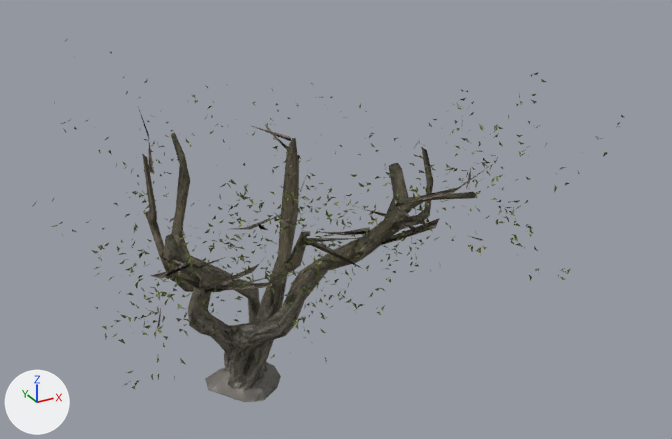
Renders of the glTF model public/assets/realistic/island_tree_02-low.glb from each side of a commit.
The view is the same before and after, from a 50 mm camera at (-2.93, -7.11, 5.04) aimed at (0.44, -0.98, 1.97). Arrows for +X, +Y and +Z are at lower left; the lights stay in place. The picture after the commit comes second. Where no turn or scale is listed for an object, it has been applied to the vertices. Vertices at exactly the same position are counted once.

The first picture shows 'island_tree_02_LOD0'.
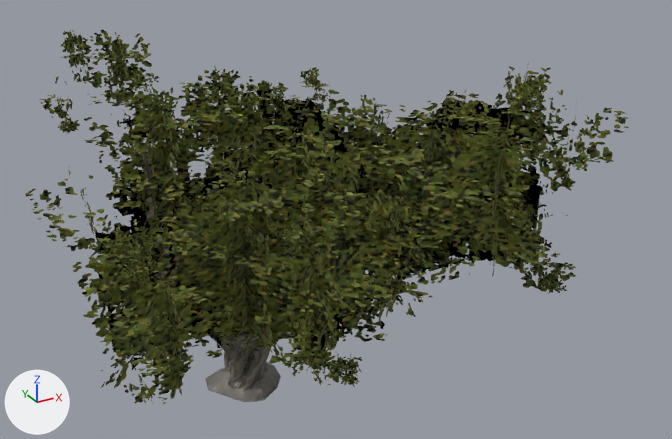
Where the newer file only moved an object's origin or applied its transform, the numbers keep the older frame.

Boxes [x1, y1, x2, y2] around the edits, measured in the pictures (672 x 439 px):
'baked-leaf-clusters', added (green): after [25, 29, 629, 404]
'island_tree_02_LOD0', reshaped: before [33, 39, 625, 402]; after [142, 84, 517, 402]
part 1 of me_mesh_001, deleted: before [33, 39, 625, 389]
part 2 of me_mesh_001, built on: before [342, 201, 419, 249]

Diff of the bpy script that builds the scene:
```diff
--- a/public/assets/realistic/island_tree_02-low.glb.py
+++ b/public/assets/realistic/island_tree_02-low.glb.py
@@ img_foliage_atlas @@
+img_foliage_atlas = load_image('foliage-atlas', '_unpacked/foliage-atlas', 1024, 1024, 'sRGB')
@@ mat_baked_leaves @@
+mat_baked_leaves = bpy.data.materials.new('baked_leaves')
+# uses the picture img_foliage_atlas
@@ me_mesh_001 @@
 # used by ob_island_tree_02_lod0; location = (0.04, -0.885, 1.656)
 # verts and faces of me_mesh_001; kept vertices keep their numbers, new ones are numbered from 4921
 # before: 1367 (0.76, -0.77, 0.25) at pixel (418, 247), 1368 (0.78, -0.79, 0.23), 1369 (0.76, -0.73, 0.24) at pixel (415, 247), 1427 (0.49, -0.66, 0.37), 1428 (0.53, -0.64, 0.38)
 # before: 1429 (0.51, -0.63, 0.36), 1925 (0.44, -0.53, 0.59) at pixel (368, 205), 1926 (0.43, -0.53, 0.56) at pixel (367, 209), 1927 (0.42, -0.55, 0.6) at pixel (367, 205), 2018 (0.89, -0.18, 0.38)
 # before: 2019 (0.92, -0.18, 0.36), 2020 (0.92, -0.19, 0.33), 4232 (0.78, -0.79, 0.23), 4233 (0.78, -0.79, 0.23), 4234 (0.77, -0.81, 0.24)
 # before: 4324 (0.55, -0.6, 0.37), 4325 (0.53, -0.64, 0.38), 4326 (0.54, -0.62, 0.38), 4399 (0.92, -0.19, 0.31), 4400 (0.92, -0.19, 0.33)
 # before: 4401 (0.92, -0.19, 0.29), 4858 (0.64, -0.67, 0.46), 4859 (0.43, -0.53, 0.56) at pixel (366, 209), 4860 (0.64, -0.65, 0.5), 4861 (0.26, -0.41, 0.62)
-me_mesh_001.from_pydata(...)  # 4921 vertices, 2283 faces; spans x -1.88..1.88, y -1.98..1.98, z -1.67..1.67
+me_mesh_001.from_pydata(...)  # 1321 vertices, 1083 faces; spans x -1.77..1.85, y -1.94..1.81, z -1.67..1.6
+# me_mesh_001 part 1: 1191 loose pieces with 3573 vertices, spanning x -1.88..1.88, y -1.98..1.98, z -0.32..1.67, are deleted
+# me_mesh_001 part 2
+delete_vertices([1367, 1369, 1427, 1429, 1925, 1927, 2018, 2019, 4233, 4325, 4400, 4859])  # with the faces that use them
+for i in [1428, 1926, 4232]: verts[i] += (0.0, 0.0, 0.0)
+faces += [(1368, 4232, 4234), (1428, 4326, 4324), (2020, 4401, 4399), (1926, 4860, 4858), (1926, 4858, 4861)]  # mat_island_tree_02_branches
+# other edits to the shape of me_mesh_001 do not show in these pictures
 me_mesh_001.materials.append(mat_island_tree_02)
-me_mesh_001.materials.append(mat_island_tree_02_leaves)
 me_mesh_001.materials.append(mat_island_tree_02_branches)
@@ me_baked_leaf_clusters @@
+me_baked_leaf_clusters.from_pydata(...)  # 1900 vertices, 950 faces; spans x -1.94..1.94, y -2.04..2.04, z -1.07..1.07
+me_baked_leaf_clusters.materials.append(mat_baked_leaves)
@@ ob_baked_leaf_clusters @@
+ob_baked_leaf_clusters = bpy.data.objects.new('baked-leaf-clusters', me_baked_leaf_clusters)
+ob_baked_leaf_clusters.location = (0.072, -0.921, 2.318)
```
